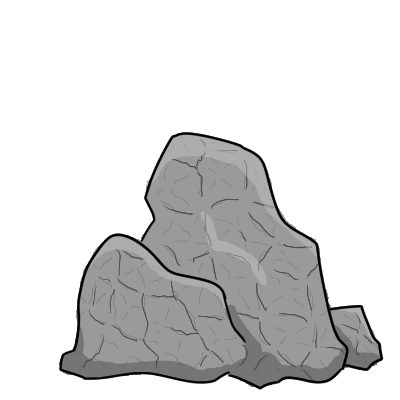
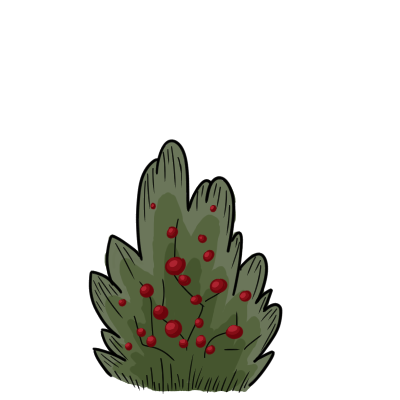
Layer changes from the first 400px x 400px image to the second:
added group "Layer 19" with 4 layers above "Layer 14" over [64, 132, 384, 394]
added layer "Layer 26" in group "Layer 19" over [64, 192, 256, 384]
added layer "Layer 22" in group "Layer 19" over [64, 132, 320, 394]
added layer "Layer 21" in group "Layer 19" over [64, 132, 384, 394]
hid group "Boulder" (3 layers) over [59, 132, 384, 394]
painted on "Layer 11" over [59, 132, 384, 394]
removed layer "Layer 2" over [137, 132, 256, 192]
